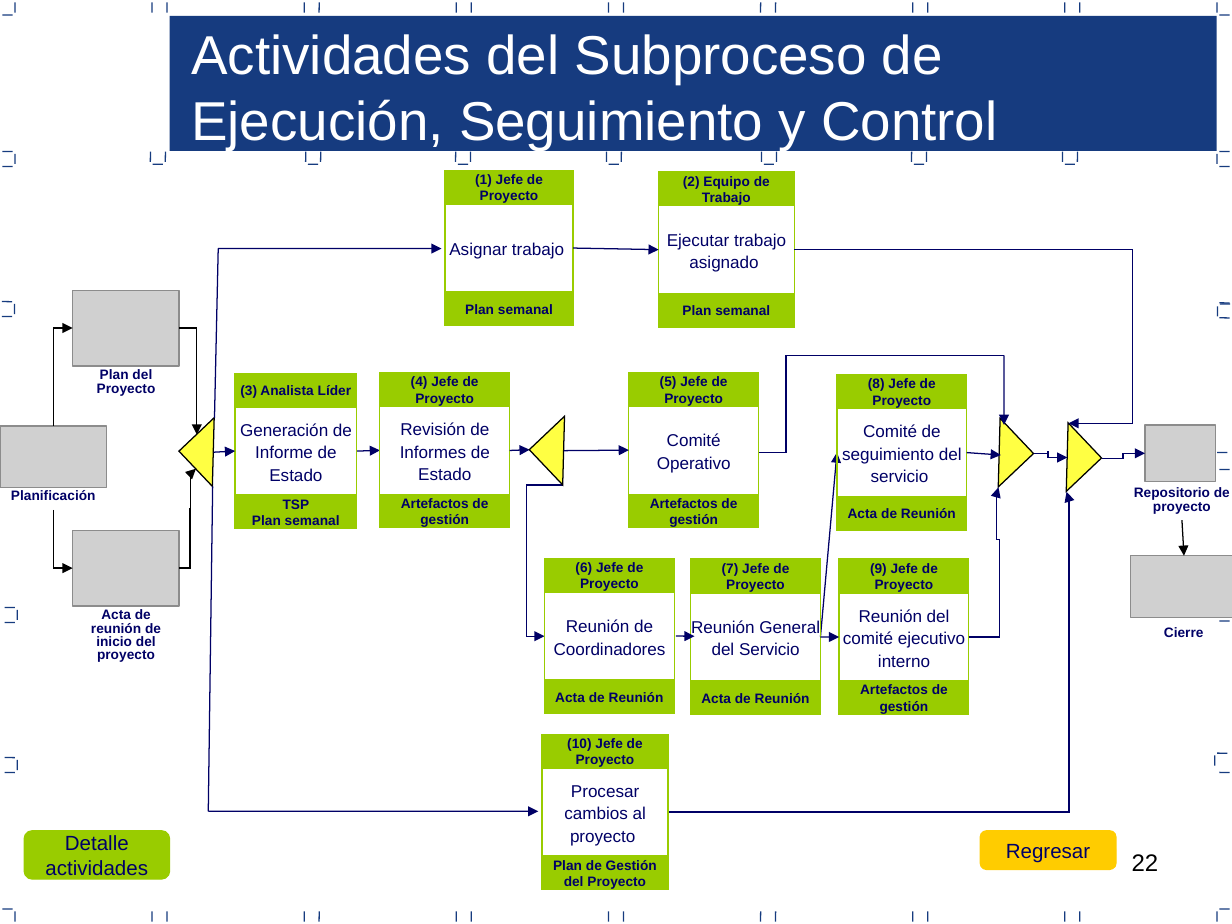
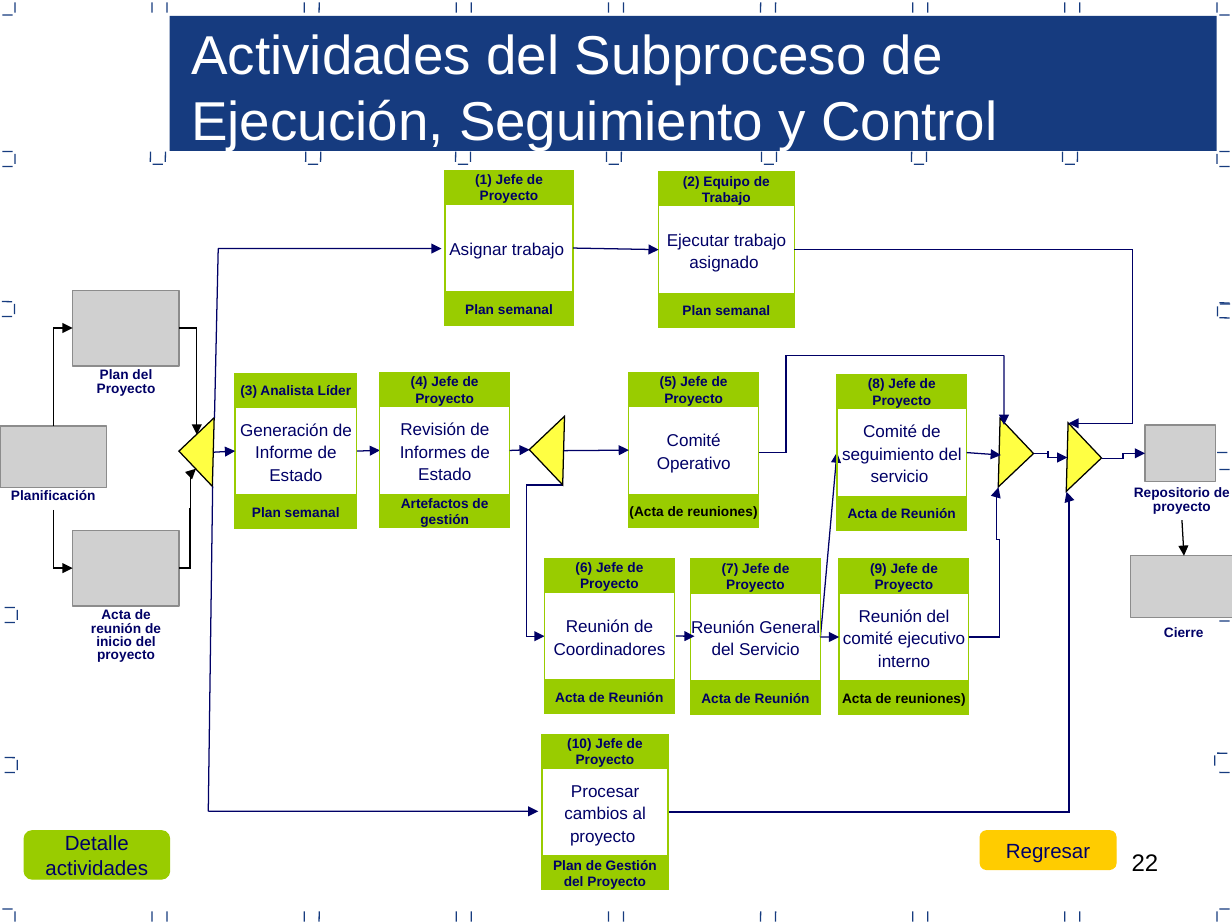
Before and after one commit to joansafr/Dev90PlusPlus, a slide deck: slide 22 of Area PP_PMC/7.0.1.23 Proceso de gestion de proyectos.ppt. Drawn at 1232x924 pixels with LibreOffice and Linux fonts; fonts in the diff are those of the drawing; grey boxes stand for pictures. Boxes give left, top, right and bottom in pixels: in the first picture for what was removed or moved away, otherwise in the second. Text is boxed around its words. In the diff, an @@ line names an element or a change of style, - is before the commit and + after.

Commit message:
Area PP_PMC
Se modifico el punto 13 de las metricas
Se agrego la segunda acta externa
Se hizo modificaciones irrelevantes al ppt. de gestion de proyectos

```diff
--- a/Area PP_PMC/7.0.1.23 Proceso de gestion de proyectos.ppt
+++ b/Area PP_PMC/7.0.1.23 Proceso de gestion de proyectos.ppt
@@ text in rectangle at bbox=[283, 499, 310, 509]: paragraph removed @@
-TSP
@@ text in rectangle at bbox=[629, 506, 757, 519]: text changed; text colour #000066 to #000000 @@
-Artefactos de gestión
+(Acta de reuniones)
@@ text in rectangle at bbox=[842, 693, 965, 706]: text changed; text colour #000066 to #000000 @@
-Artefactos de gestión
+Acta de reuniones)
```
Also in this commit, not shown: 3 other slides changed, 2 other files.
